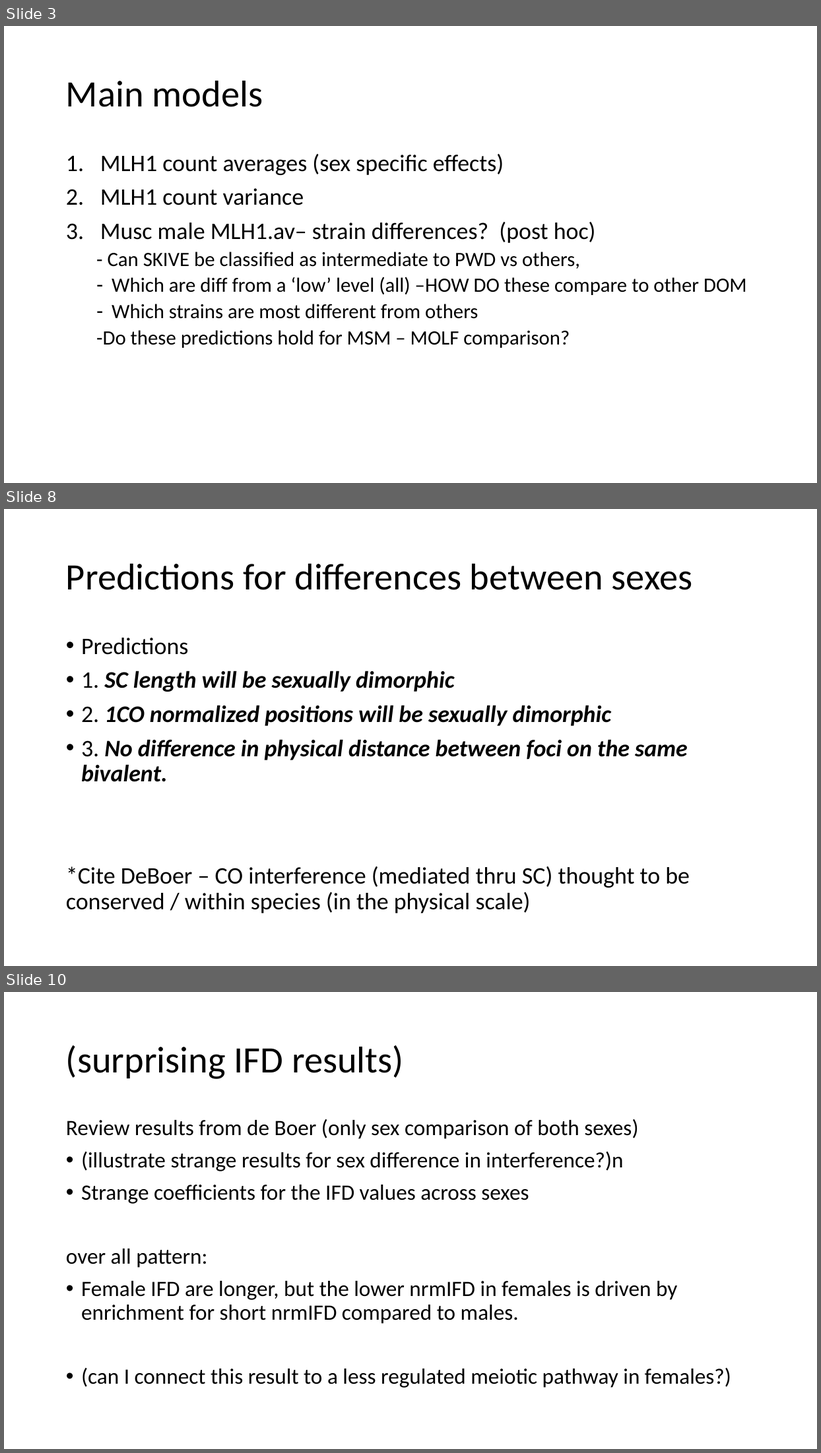
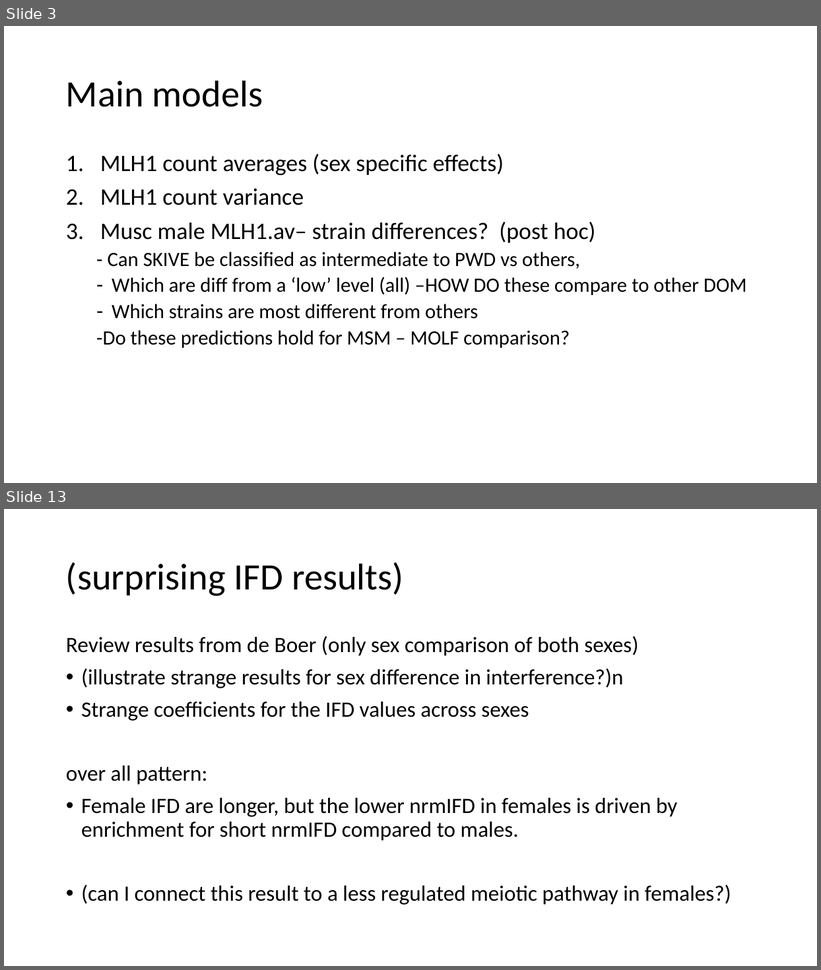
Before and after one commit to petersoapes/MLH1repo, a slide deck: AP_labMeeting_2.12.20.pptx. Shown one above the other, each under a label of ours: slides 3, 8 and 10 before the commit, slides 3 and 13 after it; the slides between them are not shown. The pictures are 821x1453 and 821x970 pixels, drawn with LibreOffice and Linux fonts; fonts in the diff are those of the drawing. Boxes give left, top, right and bottom in pixels: in the first picture for what was removed or moved away, otherwise in the second. Text is boxed around its words. In the diff, an @@ line names an element or a change of style, - is before the commit and + after.

```diff
--- a/AP_labMeeting_2.12.20.pptx
+++ b/AP_labMeeting_2.12.20.pptx
@@ slide 8 removed at [4, 509, 817, 966], background #FFFFFF @@
@@ title removed at [66, 563, 692, 590] @@
-Predictions for differences between sexes
@@ text removed at [66, 638, 690, 914] @@
-• Predictions
-• 1. SC length will be sexually dimorphic
-• 2. 1CO normalized positions will be sexually dimorphic
-• 3. No difference in physical distance between foci on the same bivalent.
-*Cite DeBoer – CO interference (mediated thru SC) thought to be conserved / within species (in the physical scale)
@@ what was slide 10 is now slide 13 @@
```
Also in this commit, not shown: 4 slides changed, 6 slides added, 2 other slides removed.
